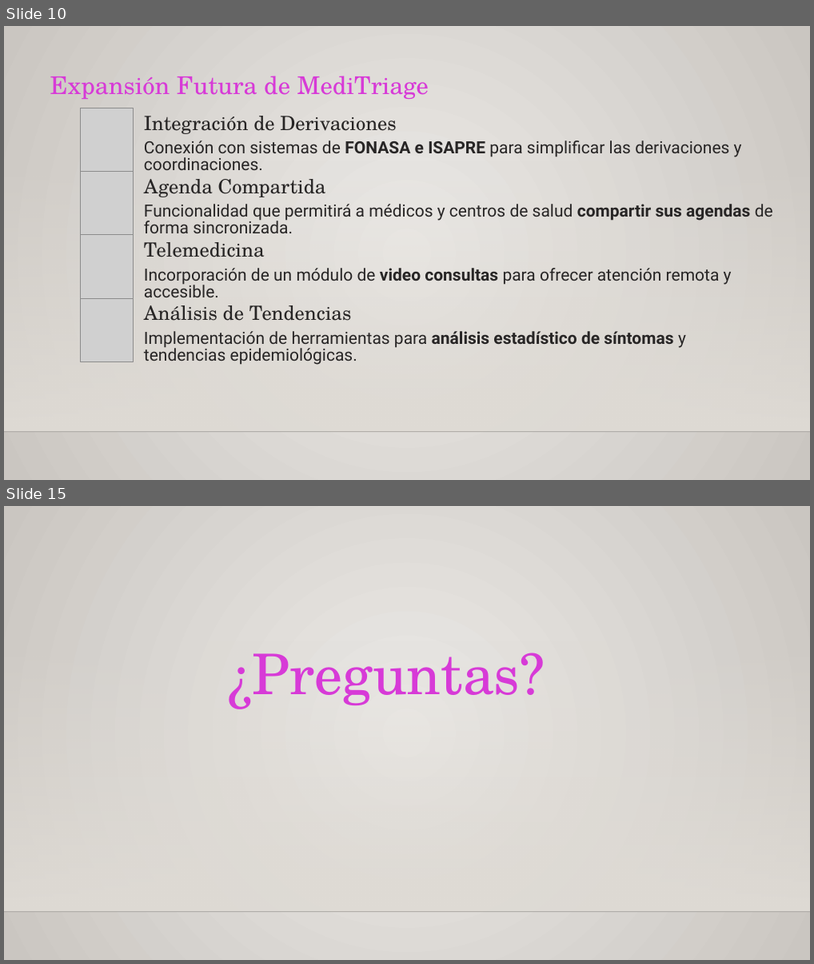
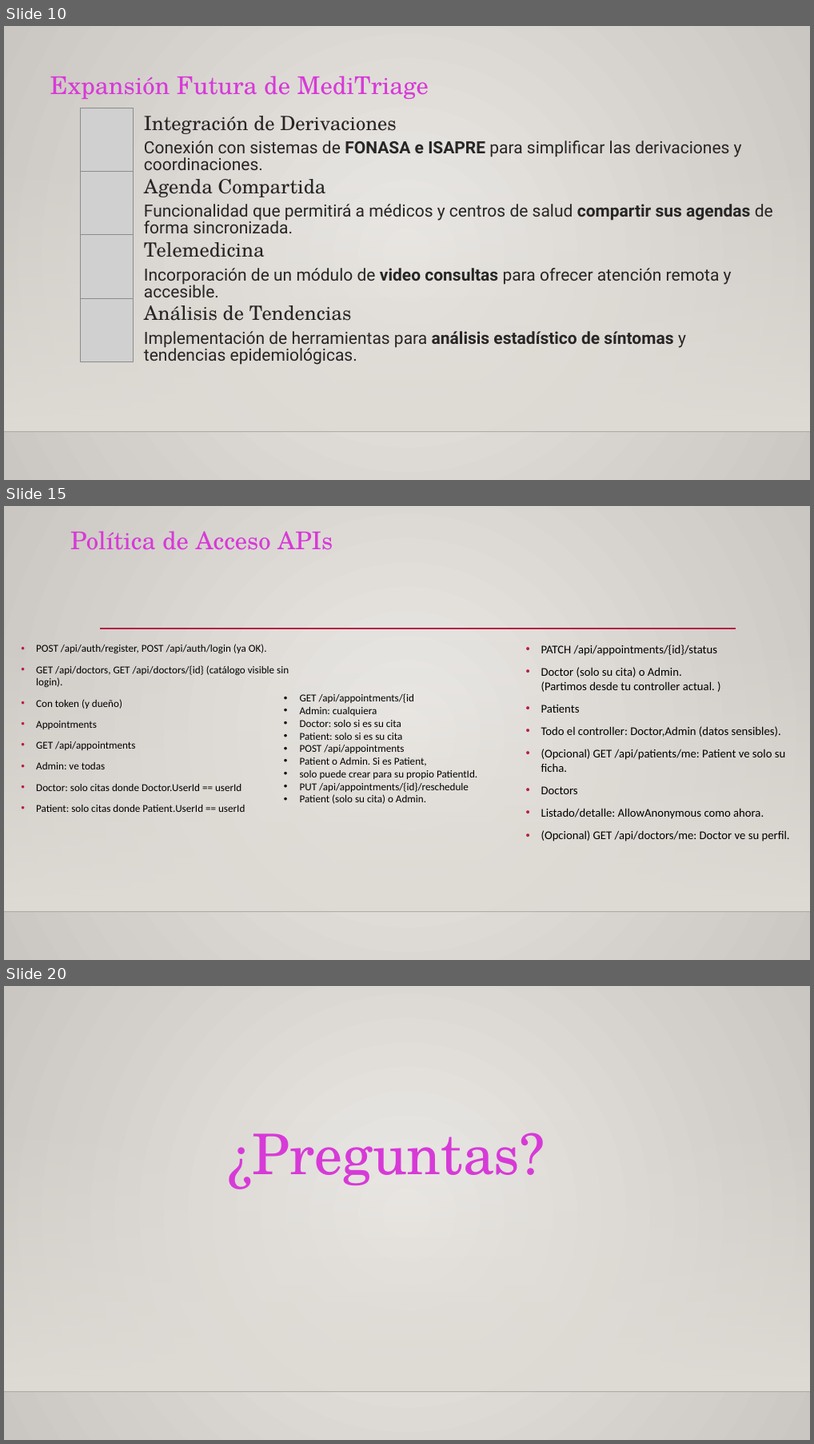
Before and after one commit to MRCuevasCarreno/MediTriage, a slide deck: Fase 1/Evidencias Grupales/MediTriage.pptx. Shown one above the other, each under a label of ours: slides 10 and 15 before the commit, slides 10, 15 and 20 after it; the slides between them are not shown. The pictures are 814x964 and 814x1444 pixels, drawn with LibreOffice and Linux fonts; fonts in the diff are those of the drawing; grey boxes stand for pictures; background and template pictures are left out. Boxes give left, top, right and bottom in pixels: in the first picture for what was removed or moved away, otherwise in the second. Text is boxed around its words. In the diff, an @@ line names an element or a change of style, - is before the commit and + after.

Commit message:
Actualización PPT Presentación

```diff
--- a/Fase 1/Evidencias Grupales/MediTriage.pptx
+++ b/Fase 1/Evidencias Grupales/MediTriage.pptx
@@ slide 15 added at [4,506,810,960], background gradient #ECEAE7 to #CAC7C1; not listed: 2 template elements that a slide beside it also shows @@
@@ text added at [70,531,333,550], 35 pt, text #D73AD7 @@
+Política de Acceso APIs
@@ text added at [36,644,289,812], 15 pt, text #000000 @@
+• POST /api/auth/register, POST /api/auth/login (ya OK).
+• GET /api/doctors, GET /api/doctors/{id} (catálogo visible sin login).
+• Con token (y dueño)
+• Appointments
+• GET /api/appointments
+• Admin: ve todas
+• Doctor: solo citas donde Doctor.UserId == userId
+• Patient: solo citas donde Patient.UserId == userId
@@ line added from (100, 628) to (736, 628), #B71E42 2.5 pt @@
@@ text added at [542,644,790,841], 16.8 pt, text #000000 @@
+• PATCH /api/appointments/{id}/status
+• Doctor (solo su cita) o Admin.
+  (Partimos desde tu controller actual. )
+• Patients
+• Todo el controller: Doctor,Admin (datos sensibles).
+• (Opcional) GET /api/patients/me: Patient ve solo su ficha.
+• Doctors
+• Listado/detalle: AllowAnonymous como ahora.
+• (Opcional) GET /api/doctors/me: Doctor ve su perfil.
@@ text added at [300,693,478,804], 15 pt, text #000000 @@
+• GET /api/appointments/{id
+• Admin: cualquiera
+• Doctor: solo si es su cita
+• Patient: solo si es su cita
+• POST /api/appointments
+• Patient o Admin. Si es Patient,
+• solo puede crear para su propio PatientId.
+• PUT /api/appointments/{id}/reschedule
+• Patient (solo su cita) o Admin.
@@ what was slide 15 is now slide 20 @@
```
Also in this commit, not shown: 2 slides changed, 4 other slides added.
